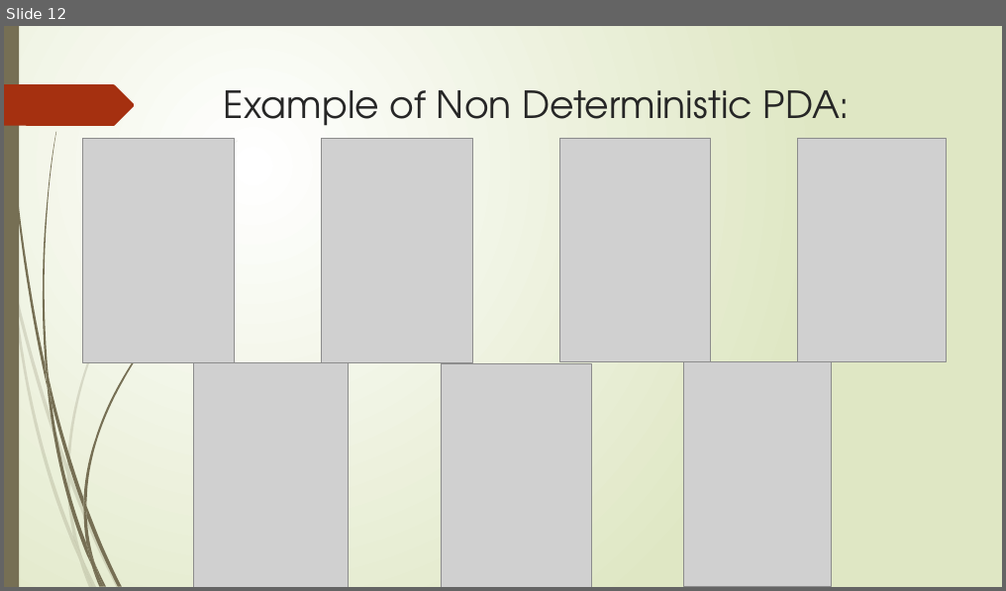
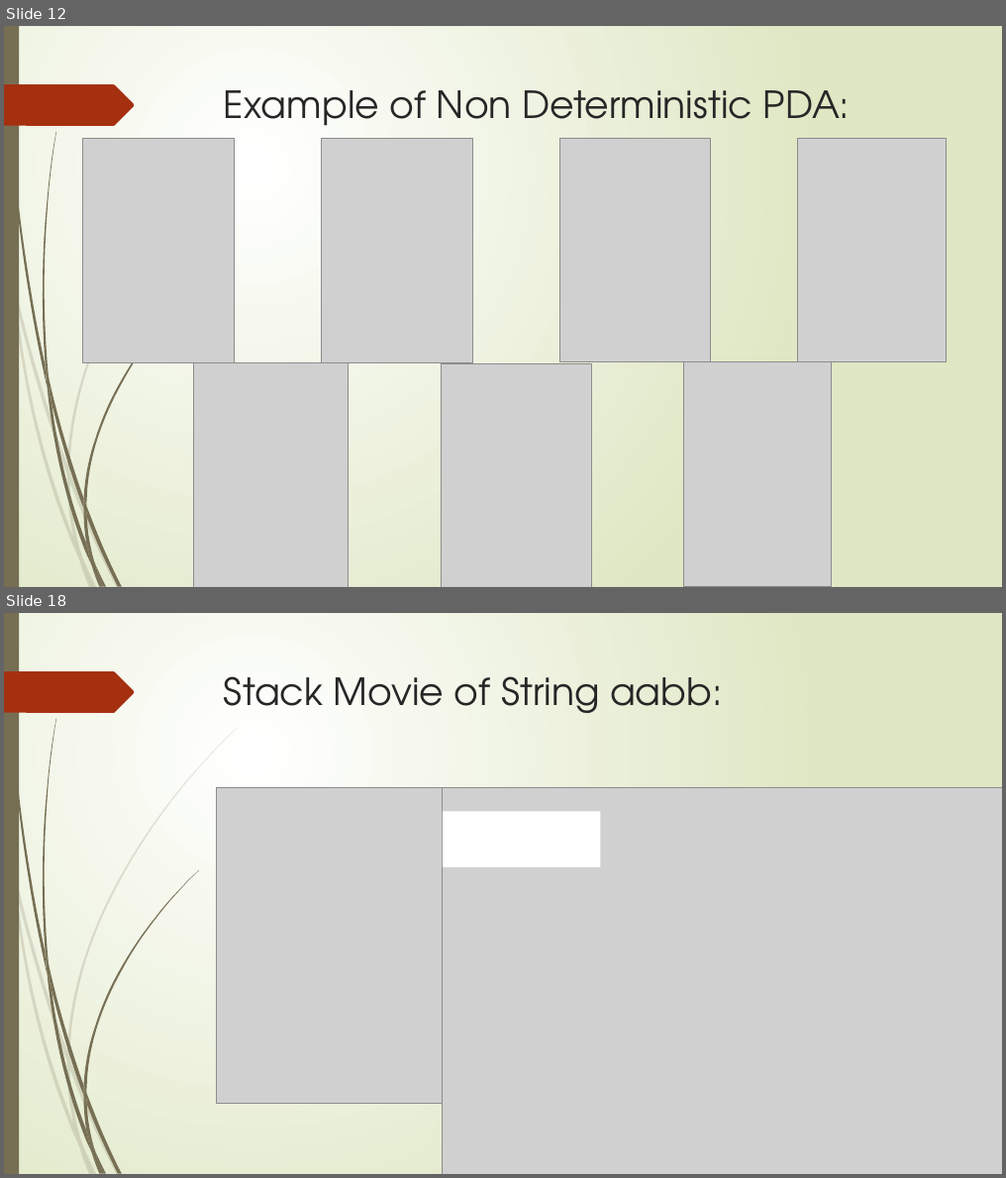
Before and after one commit to Federal-Urdu-University/Theory-of-Automata, a slide deck: Chap-4.pptx. Shown one above the other, each under a label of ours: slide 12 before the commit, slides 12 and 18 after it; the slides between them are not shown. The pictures are 1006x591 and 1006x1178 pixels, drawn with LibreOffice and Linux fonts; fonts in the diff are those of the drawing; grey boxes stand for pictures. Boxes give left, top, right and bottom in pixels: in the first picture for what was removed or moved away, otherwise in the second. Text is boxed around its words. In the diff, an @@ line names an element or a change of style, - is before the commit and + after.

```diff
--- a/Chap-4.pptx
+++ b/Chap-4.pptx
@@ slide 18 added at [4,613,1002,1174], background gradient #FFFFFF to #DFE8C4; not listed: 24 template elements that a slide beside it also shows @@
@@ title added at [224,676,723,713], 36 pt, text #262626 @@
+Stack Movie of String aabb:
@@ picture added at [216,787,443,1103] @@
@@ picture added at [443,787,1002,1174] @@
@@ rectangle added at [443,811,601,867], fill #FFFFFF @@
```
Also in this commit, not shown: 2 slides changed, 4 other slides added.
